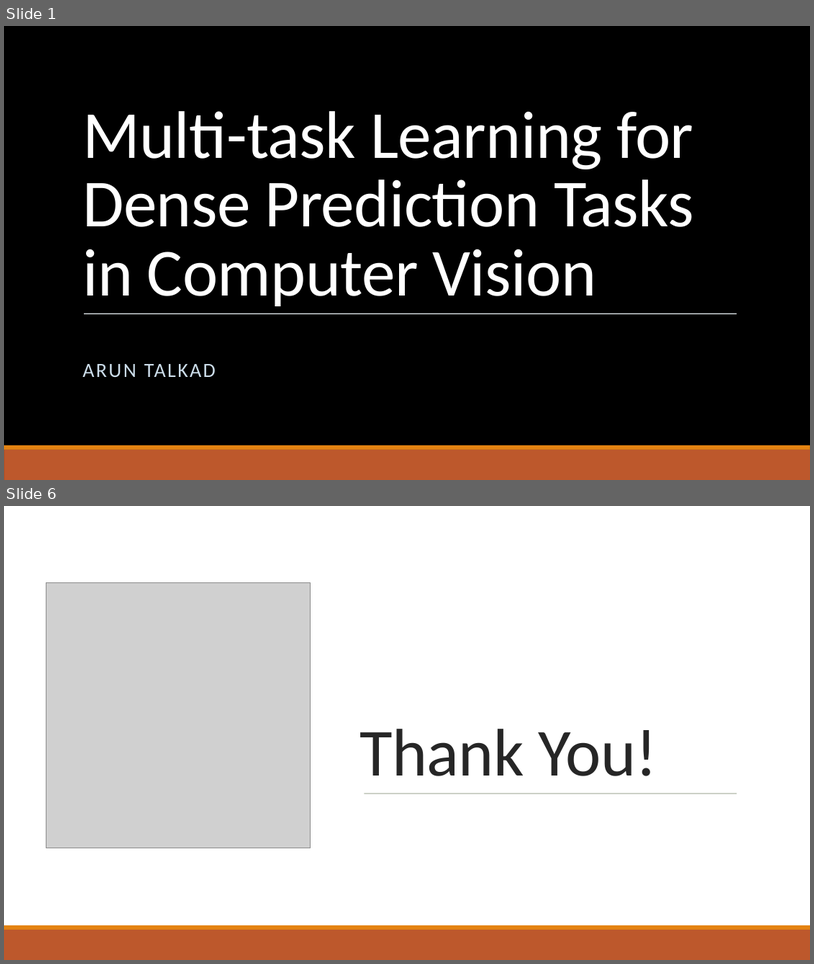
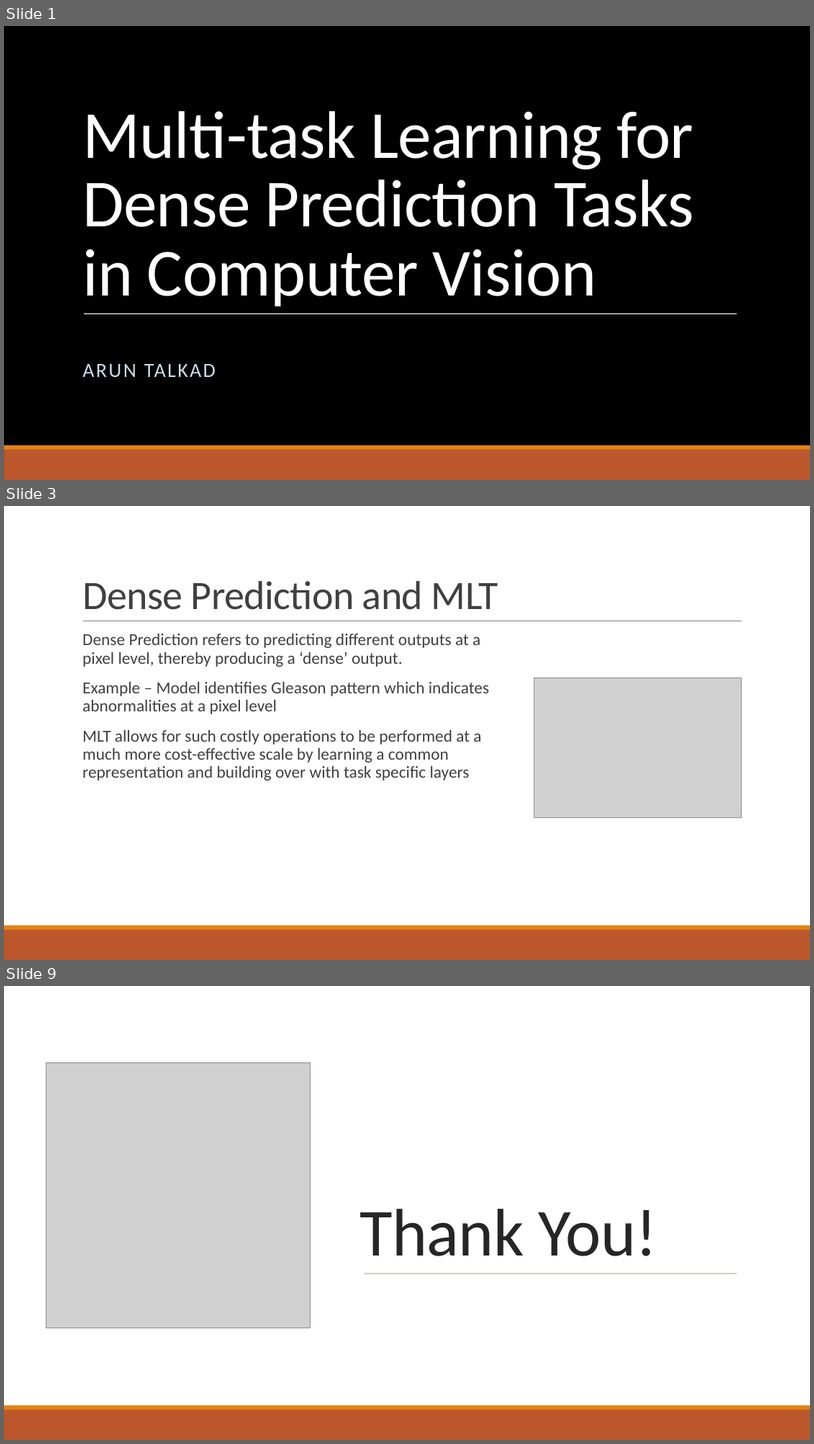
Before and after one commit to arunt-sjsu/advanced_deep_learning, a slide deck: short_story_assignment/MLT for Dense Predictions.pptx. Shown one above the other, each under a label of ours: slides 1 and 6 before the commit, slides 1, 3 and 9 after it; the slides between them are not shown. The pictures are 814x964 and 814x1444 pixels, drawn with LibreOffice and Linux fonts; fonts in the diff are those of the drawing; grey boxes stand for pictures; background and template pictures are left out. Boxes give left, top, right and bottom in pixels: in the first picture for what was removed or moved away, otherwise in the second. Text is boxed around its words. In the diff, an @@ line names an element or a change of style, - is before the commit and + after.

```diff
--- a/short_story_assignment/MLT for Dense Predictions.pptx
+++ b/short_story_assignment/MLT for Dense Predictions.pptx
@@ slide 3 added at [4, 506, 810, 960], background #FFFFFF; not listed: 2 template elements that a slide beside it also shows @@
@@ title added at [82, 581, 499, 610], 48 pt, text #404040 @@
+Dense Prediction and MLT
@@ text added at [82, 633, 489, 780], 20 pt, text #404040 @@
+  Dense Prediction refers to predicting different outputs at a pixel level, thereby producing a ‘dense’ output.
+  Example – Model identifies Gleason pattern which indicates abnormalities at a pixel level
+  MLT allows for such costly operations to be performed at a much more cost-effective scale by learning a common representation and building over with task specific layers
@@ line added from (83, 621) to (743, 621), #808080 0.5 pt @@
@@ picture added at [535, 677, 742, 818] @@
@@ what was slide 6 is now slide 9 @@
```
Also in this commit, not shown: 7 other slides added, 4 slides removed.
